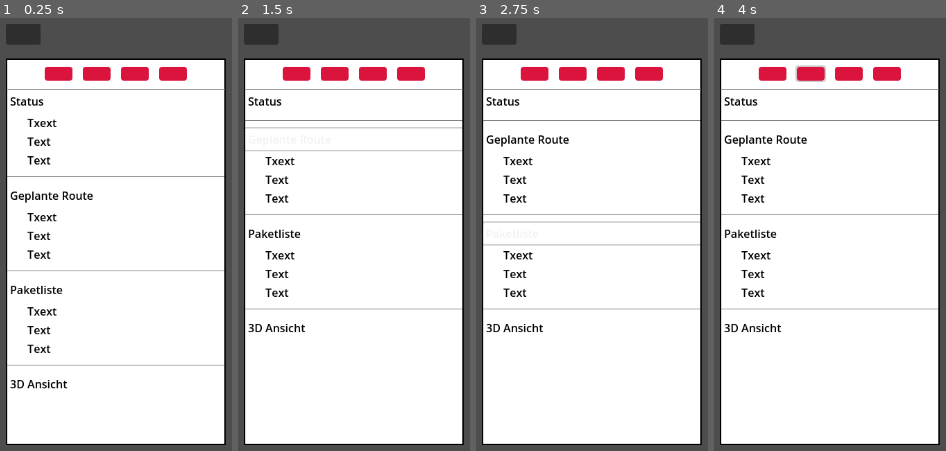
Above: before the commit, frames 1-4 (left to right).
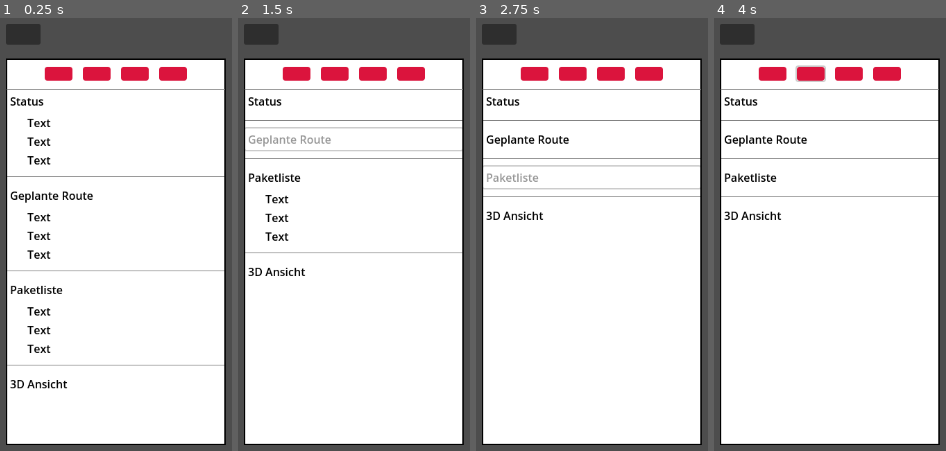
Above: after the commit, the same moments.

Repository: HaiZung/SE-Projekt
Game: Godot game, scene res://UI/UI.tscn
Same seed, same stepped clock (60 frames per second), same inputs: the game is played once before the commit and once after it.
Inputs (mouse positions are in pixels of both pictures, inside the frame that each line leads up to):
- Up to frame 1 (0.25 s): no input
- Up to frame 2 (1.5 s): click "Status" at 0.5 s; click "Geplante Route" at 1.25 s
- Up to frame 3 (2.75 s): click "Paketliste" at 2 s
- Up to frame 4 (4 s): click (772, 74) at 2.75 s; click (811, 74) at 3.5 s

The runs differ from the first frame. In frame 1, 0.4% of the frame differs, in the area x 14-25%, y 23-69%; in frame 2, 3.3%; in frame 3, 4.0%, in the area x 3-97%, y 32-73%; in frame 4, 2.8%.

Commit message:
Add UI components and scripts for expanded headings

Diff:
--- a/ui-roboterdetailansicht/UI/UI.tscn
+++ b/ui-roboterdetailansicht/UI/UI.tscn
@@ -1,6 +1,8 @@
-[gd_scene load_steps=4 format=3 uid="uid://dc6t68g6ccu8h"]
+[gd_scene load_steps=10 format=3 uid="uid://dc6t68g6ccu8h"]
 
 [ext_resource type="Script" uid="uid://cycdwrcnga6so" path="res://UI/heading_1_expanded.gd" id="1_6dd3c"]
+[ext_resource type="Script" uid="uid://wj6rcqu0hhni" path="res://UI/heading_1_expanded_2.gd" id="2_dhe1o"]
+[ext_resource type="Script" uid="uid://kc0viaurn4if" path="res://UI/heading_1_expanded_3.gd" id="3_q0uhn"]
 
 [sub_resource type="StyleBoxFlat" id="StyleBoxFlat_window"]
 bg_color = Color(1, 1, 1, 1)
@@ -16,6 +18,14 @@
 corner_radius_top_right = 4
 corner_radius_bottom_right = 4
 corner_radius_bottom_left = 4
+
+[sub_resource type="ButtonGroup" id="ButtonGroup_q0uhn"]
+
+[sub_resource type="ButtonGroup" id="ButtonGroup_e707p"]
+
+[sub_resource type="ButtonGroup" id="ButtonGroup_f1fl4"]
+
+[sub_resource type="ButtonGroup" id="ButtonGroup_jqf55"]
 
 [node name="MainUI" type="Control"]
 layout_mode = 3
@@ -75,6 +85,8 @@
 theme_override_styles/normal = SubResource("StyleBoxFlat_red")
 theme_override_styles/pressed = SubResource("StyleBoxFlat_red")
 theme_override_styles/hover = SubResource("StyleBoxFlat_red")
+toggle_mode = true
+button_group = SubResource("ButtonGroup_q0uhn")
 
 [node name="RedBtn2" type="Button" parent="MainLayout/WindowPanel/WindowVBox/WindowHeader/HeaderButtons"]
 custom_minimum_size = Vector2(40, 20)
@@ -82,6 +94,8 @@
 theme_override_styles/normal = SubResource("StyleBoxFlat_red")
 theme_override_styles/pressed = SubResource("StyleBoxFlat_red")
 theme_override_styles/hover = SubResource("StyleBoxFlat_red")
+toggle_mode = true
+button_group = SubResource("ButtonGroup_e707p")
 
 [node name="RedBtn3" type="Button" parent="MainLayout/WindowPanel/WindowVBox/WindowHeader/HeaderButtons"]
 custom_minimum_size = Vector2(40, 20)
@@ -89,6 +103,8 @@
 theme_override_styles/normal = SubResource("StyleBoxFlat_red")
 theme_override_styles/pressed = SubResource("StyleBoxFlat_red")
 theme_override_styles/hover = SubResource("StyleBoxFlat_red")
+toggle_mode = true
+button_group = SubResource("ButtonGroup_f1fl4")
 
 [node name="RedBtn4" type="Button" parent="MainLayout/WindowPanel/WindowVBox/WindowHeader/HeaderButtons"]
 custom_minimum_size = Vector2(40, 20)
@@ -96,6 +112,8 @@
 theme_override_styles/normal = SubResource("StyleBoxFlat_red")
 theme_override_styles/pressed = SubResource("StyleBoxFlat_red")
 theme_override_styles/hover = SubResource("StyleBoxFlat_red")
+toggle_mode = true
+button_group = SubResource("ButtonGroup_jqf55")
 
 [node name="Separator" type="HSeparator" parent="MainLayout/WindowPanel/WindowVBox"]
 layout_mode = 2
@@ -116,6 +134,9 @@
 [node name="ToggleBtn" type="Button" parent="MainLayout/WindowPanel/WindowVBox/ScrollArea/ContentList/Heading1_Expanded"]
 layout_mode = 2
 theme_override_colors/font_color = Color(0, 0, 0, 1)
+theme_override_colors/font_focus_color = Color(0.5921569, 0.5921569, 0.5921569, 1)
+theme_override_colors/font_pressed_color = Color(0.5921569, 0.5921569, 0.5921569, 1)
+theme_override_colors/font_hover_color = Color(0.5931336, 0.59313357, 0.59313357, 1)
 text = "Status
 "
 flat = true
@@ -127,7 +148,7 @@
 [node name="Label" type="Label" parent="MainLayout/WindowPanel/WindowVBox/ScrollArea/ContentList/Heading1_Expanded/Content"]
 layout_mode = 2
 theme_override_colors/font_color = Color(0, 0, 0, 1)
-text = "       Txext"
+text = "       Text"
 
 [node name="Label2" type="Label" parent="MainLayout/WindowPanel/WindowVBox/ScrollArea/ContentList/Heading1_Expanded/Content"]
 layout_mode = 2
@@ -144,10 +165,14 @@
 
 [node name="Heading1_Expanded2" type="VBoxContainer" parent="MainLayout/WindowPanel/WindowVBox/ScrollArea/ContentList"]
 layout_mode = 2
+script = ExtResource("2_dhe1o")
 
 [node name="ToggleBtn" type="Button" parent="MainLayout/WindowPanel/WindowVBox/ScrollArea/ContentList/Heading1_Expanded2"]
 layout_mode = 2
 theme_override_colors/font_color = Color(0, 0, 0, 1)
+theme_override_colors/font_focus_color = Color(0.5921569, 0.5921569, 0.5921569, 1)
+theme_override_colors/font_pressed_color = Color(0.5921569, 0.5921569, 0.5921569, 1)
+theme_override_colors/font_hover_color = Color(0.5921569, 0.5921569, 0.5921569, 1)
 text = "Geplante Route"
 flat = true
 alignment = 0
@@ -158,7 +183,7 @@
 [node name="Label" type="Label" parent="MainLayout/WindowPanel/WindowVBox/ScrollArea/ContentList/Heading1_Expanded2/Content"]
 layout_mode = 2
 theme_override_colors/font_color = Color(0, 0, 0, 1)
-text = "       Txext"
+text = "       Text"
 
 [node name="Label2" type="Label" parent="MainLayout/WindowPanel/WindowVBox/ScrollArea/ContentList/Heading1_Expanded2/Content"]
 layout_mode = 2
@@ -175,10 +200,14 @@
 
 [node name="Heading1_Expanded3" type="VBoxContainer" parent="MainLayout/WindowPanel/WindowVBox/ScrollArea/ContentList"]
 layout_mode = 2
+script = ExtResource("3_q0uhn")
 
 [node name="ToggleBtn" type="Button" parent="MainLayout/WindowPanel/WindowVBox/ScrollArea/ContentList/Heading1_Expanded3"]
 layout_mode = 2
 theme_override_colors/font_color = Color(0, 0, 0, 1)
+theme_override_colors/font_focus_color = Color(0.5921569, 0.5921569, 0.5921569, 1)
+theme_override_colors/font_pressed_color = Color(0.5921569, 0.5921569, 0.5921569, 1)
+theme_override_colors/font_hover_color = Color(0.5921569, 0.5921569, 0.5921569, 1)
 text = "Paketliste"
 flat = true
 alignment = 0
@@ -189,7 +218,7 @@
 [node name="Label" type="Label" parent="MainLayout/WindowPanel/WindowVBox/ScrollArea/ContentList/Heading1_Expanded3/Content"]
 layout_mode = 2
 theme_override_colors/font_color = Color(0, 0, 0, 1)
-text = "       Txext"
+text = "       Text"
 
 [node name="Label2" type="Label" parent="MainLayout/WindowPanel/WindowVBox/ScrollArea/ContentList/Heading1_Expanded3/Content"]
 layout_mode = 2
@@ -210,6 +239,9 @@
 [node name="ToggleBtn" type="Button" parent="MainLayout/WindowPanel/WindowVBox/ScrollArea/ContentList/Heading1_Expanded4"]
 layout_mode = 2
 theme_override_colors/font_color = Color(0, 0, 0, 1)
+theme_override_colors/font_focus_color = Color(0.5921569, 0.5921569, 0.5921569, 1)
+theme_override_colors/font_pressed_color = Color(0.5921569, 0.5921569, 0.5921569, 1)
+theme_override_colors/font_hover_color = Color(0.5921569, 0.5921569, 0.5921569, 1)
 text = "3D Ansicht"
 flat = true
 alignment = 0
--- /dev/null
+++ b/ui-roboterdetailansicht/UI/heading_1_expanded_2.gd
@@ -0,0 +1,14 @@
+extends VBoxContainer
+
+@onready var toggle_btn = $ToggleBtn
+@onready var content = $Content
+
+var is_open := true
+
+func _ready():
+    content.visible = is_open
+    toggle_btn.pressed.connect(_on_toggle)
+
+func _on_toggle():
+    is_open = !is_open
+    content.visible = is_open
--- /dev/null
+++ b/ui-roboterdetailansicht/UI/heading_1_expanded_3.gd
@@ -0,0 +1,14 @@
+extends VBoxContainer
+
+@onready var toggle_btn = $ToggleBtn
+@onready var content = $Content
+
+var is_open := true
+
+func _ready():
+    content.visible = is_open
+    toggle_btn.pressed.connect(_on_toggle)
+
+func _on_toggle():
+    is_open = !is_open
+    content.visible = is_open
--- /dev/null
+++ b/ui-roboterdetailansicht/UI/ui.gd
@@ -0,0 +1,11 @@
+extends Control
+
+
+# Called when the node enters the scene tree for the first time.
+func _ready() -> void:
+	pass # Replace with function body.
+
+
+# Called every frame. 'delta' is the elapsed time since the previous frame.
+func _process(delta: float) -> void:
+	pass
Not shown, added: ui-roboterdetailansicht/UI/heading_1_expanded_2.gd.uid
Not shown, added: ui-roboterdetailansicht/UI/heading_1_expanded_3.gd.uid
Not shown, added: ui-roboterdetailansicht/UI/ui.gd.uid
